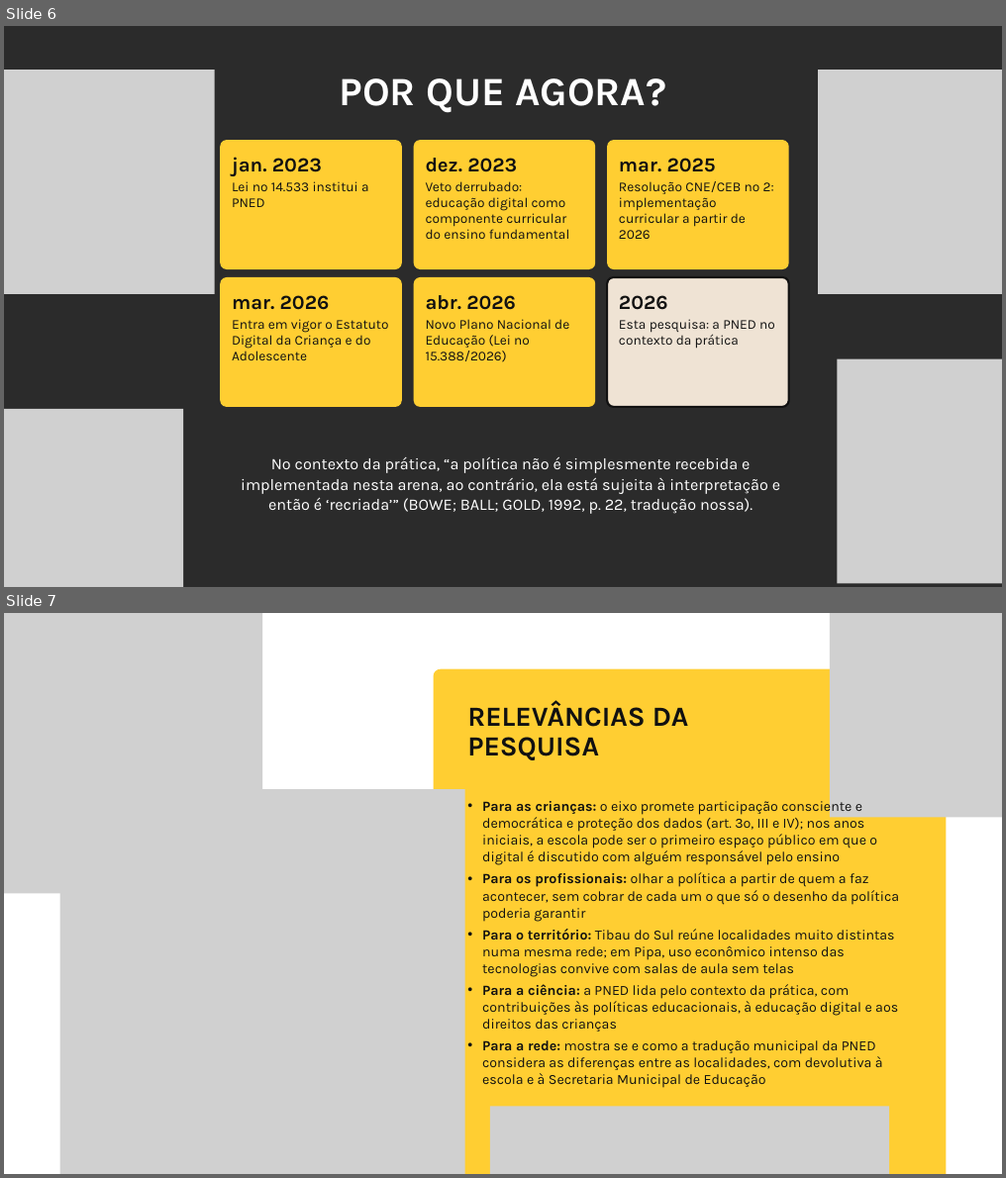
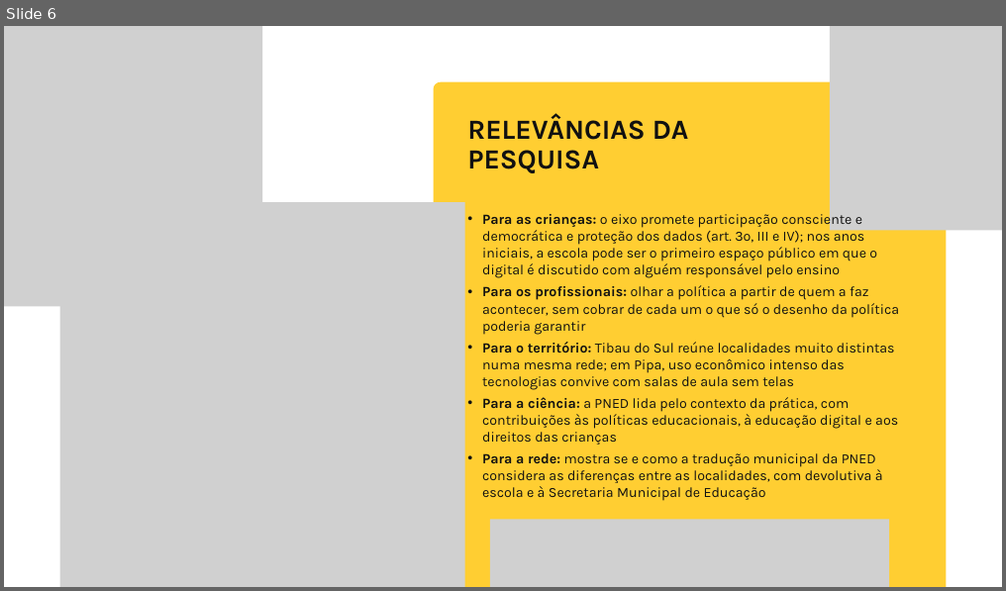
Before and after one commit to yzynya-beep/Tese, a slide deck: apresentacao_qualificacao/Qualificacao_PNED_Pipa.pptx. Shown one above the other, each under a label of ours: slides 6 and 7 before the commit, slide 6 after it. The pictures are 1006x1178 and 1006x591 pixels, drawn with LibreOffice and Linux fonts; fonts in the diff are those of the drawing; grey boxes stand for pictures; background and template pictures are left out; a plain dark background stands for a picture behind light text. Boxes give left, top, right and bottom in pixels: in the first picture for what was removed or moved away, otherwise in the second. Text is boxed around its words. In the diff, an @@ line names an element or a change of style, - is before the commit and + after.

```diff
--- a/apresentacao_qualificacao/Qualificacao_PNED_Pipa.pptx
+++ b/apresentacao_qualificacao/Qualificacao_PNED_Pipa.pptx
@@ slide 6 removed at [4, 26, 1002, 587], background picture (left out) @@
@@ picture removed at [4, 70, 215, 294] @@
@@ text removed at [340, 78, 666, 113] @@
-POR QUE AGORA?
@@ picture removed at [818, 70, 1002, 294] @@
@@ rounded rectangle removed at [220, 140, 402, 270] @@
-jan. 2023
-Lei nº 14.533 institui a PNED
@@ rounded rectangle removed at [414, 140, 595, 270] @@
-dez. 2023
-Veto derrubado: educação digital como componente curricular do ensino fundamental
@@ rounded rectangle removed at [607, 140, 789, 270] @@
-mar. 2025
-Resolução CNE/CEB nº 2: implementação curricular a partir de 2026
@@ rounded rectangle removed at [220, 277, 402, 407] @@
-mar. 2026
-Entra em vigor o Estatuto Digital da Criança e do Adolescente
@@ rounded rectangle removed at [414, 277, 595, 407] @@
-abr. 2026
-Novo Plano Nacional de Educação (Lei nº 15.388/2026)
@@ rounded rectangle removed at [607, 277, 789, 407] @@
-2026
-Esta pesquisa: a PNED no contexto da prática
@@ picture removed at [837, 360, 1002, 583] @@
@@ picture removed at [4, 409, 183, 587] @@
@@ text removed at [241, 457, 780, 514] @@
-No contexto da prática, “a política não é simplesmente recebida e implementada nesta arena, ao contrário, ela está sujeita à interpretação e então é ‘recriada’” (BOWE; BALL; GOLD, 1992, p. 22, tradução nossa).
@@ what was slide 7 is now slide 6 @@
```
Also in this commit, not shown: 4 slides changed, 1 other slide removed, 3 other files.
